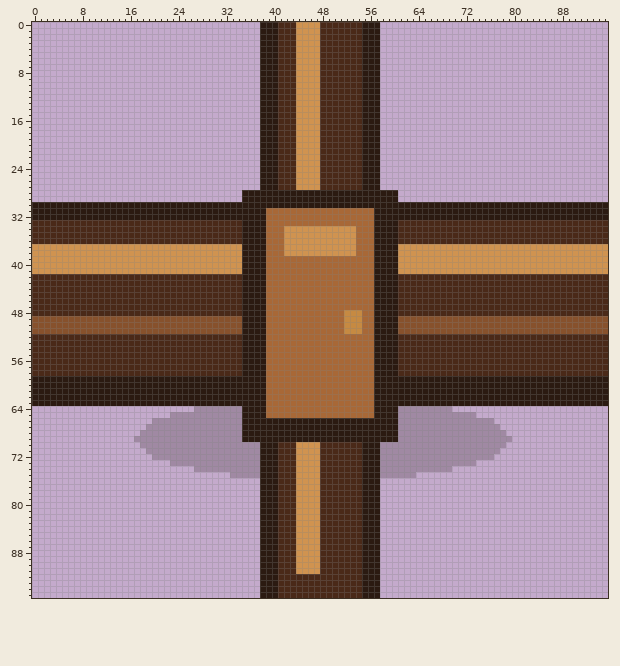
Two states of a pixel-art file, assets/source/aseprite/objects/placeables_96/door_closed_corner-up-left_96.aseprite. The picture above is the old version.
96x96 pixels, 1 frame.
New version:
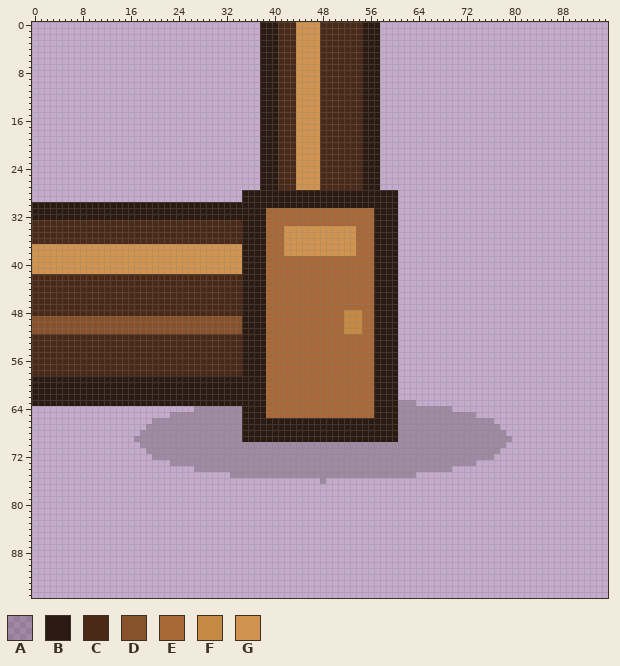
Palette (. is transparent): A #1b120d37  B #2b1a11  C #4a2918  D #87512c  E #a86837  F #c68a42  G #d09350
Difference:
Colour A replaces colour B in row 63 at x 61 to 63; in rows 70 to 75 at x 38 to 40 and 55 to 57.
Colour A replaces colour C in rows 70 to 75 at x 41 to 43 and 48 to 54; in row 76 at x 48.
Colour A replaces colour G in rows 70 to 75 at x 44 to 47.
Colour B is removed in rows 30 to 32 at x 61 to 95; in rows 59 to 62 at x 61 to 95; in row 63 at x 64 to 95; in rows 76 to 95 at x 38 to 40 and 55 to 57.
Colour C is removed in rows 33 to 36 at x 61 to 95; in rows 42 to 48 at x 61 to 95; in rows 52 to 58 at x 61 to 95; in row 76 at x 41 to 43 and 49 to 54; in rows 77 to 91 at x 41 to 43 and 48 to 54; in rows 92 to 95 at x 41 to 54.
Colour D is removed in rows 49 to 51 at x 61 to 95.
Colour G is removed in rows 37 to 41 at x 61 to 95; in rows 76 to 91 at x 44 to 47.
